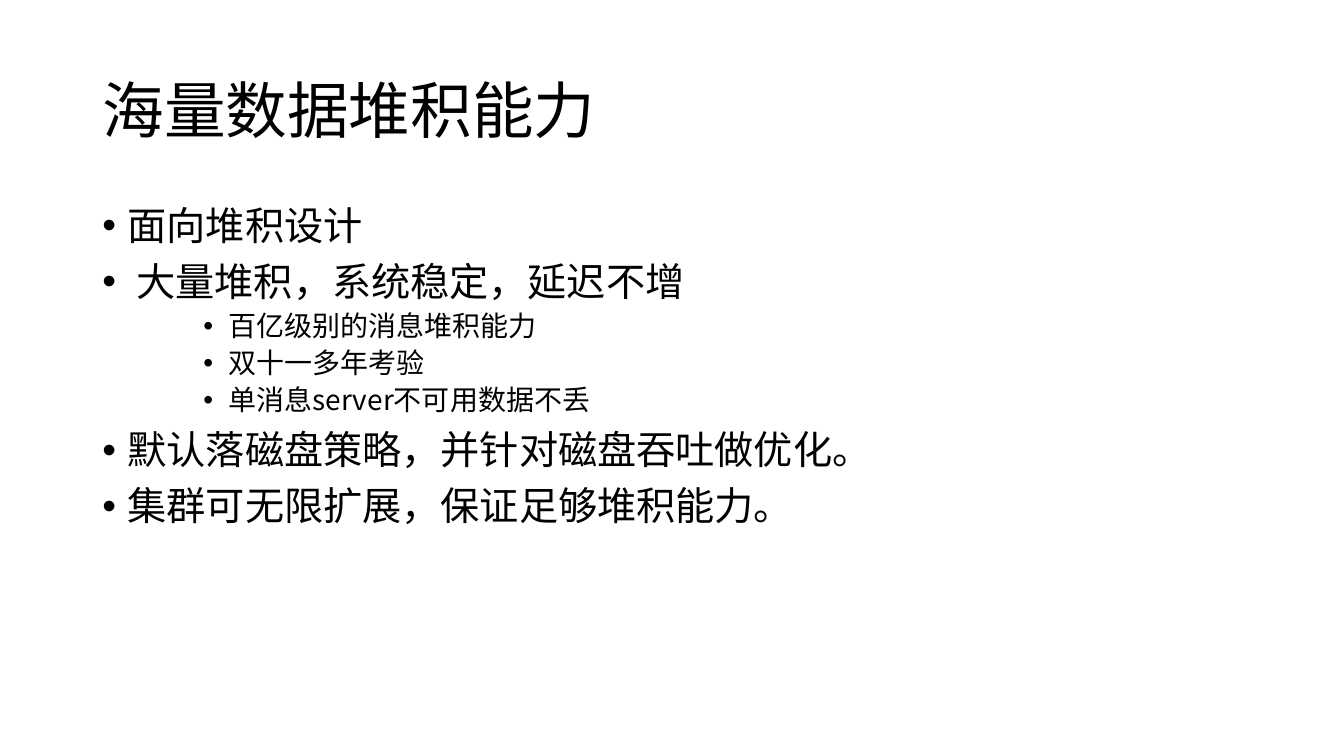
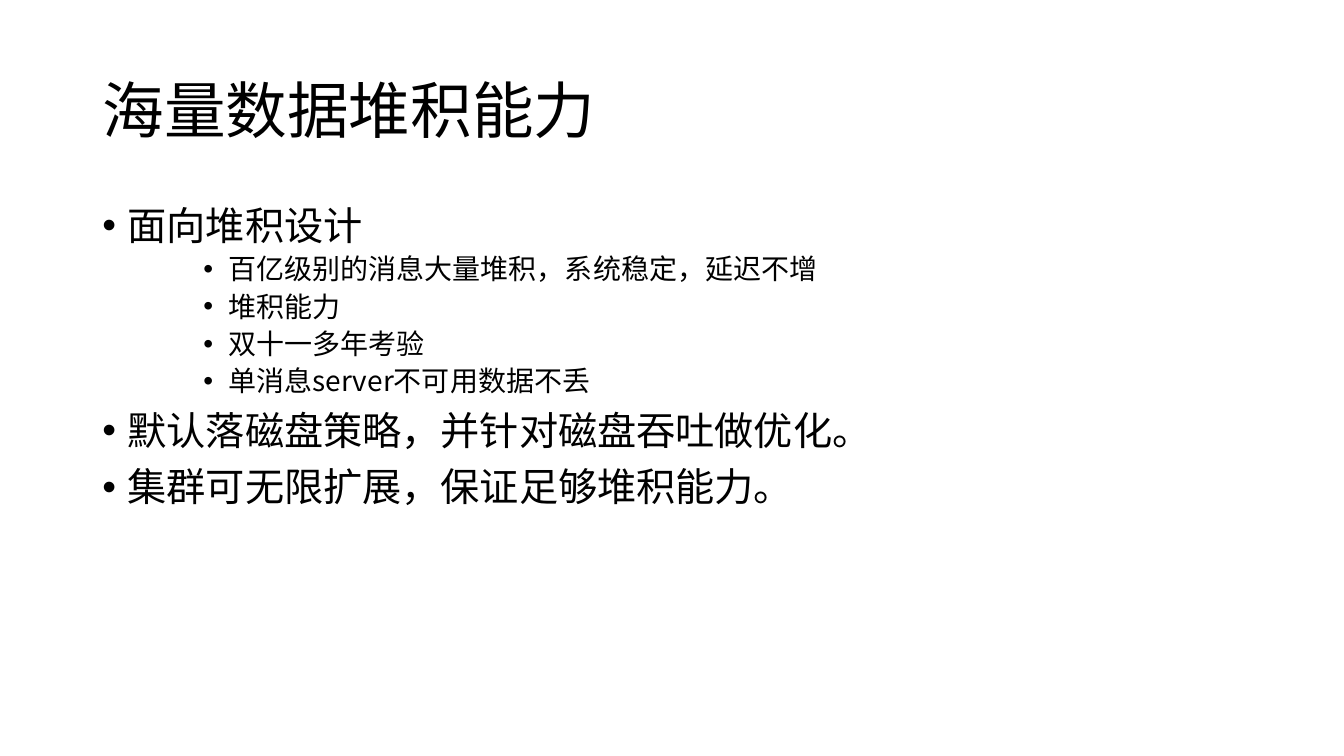
Before and after one commit to xiaozhiliaoo/my-slides, a slide deck: slide 23 of 简单理解mq.pptx. Drawn at 1344x756 pixels with LibreOffice and Linux fonts; fonts in the diff are those of the drawing. Boxes give left, top, right and bottom in pixels: in the first picture for what was removed or moved away, otherwise in the second. Text is boxed around its words. In the diff, an @@ line names an element or a change of style, - is before the commit and + after.

```diff
--- a/简单理解mq.pptx
+++ b/简单理解mq.pptx
@@ text at box(228, 255, 817, 320): text changed; size 28 to 20 pt @@
-• 大量堆积，系统稳定，延迟不增
-    • 百亿级别的消息堆积能力
+    • 百亿级别的消息大量堆积，系统稳定，延迟不增
+    • 堆积能力
```
Also in this commit, not shown: 1 other slide changed, 4 other files.
